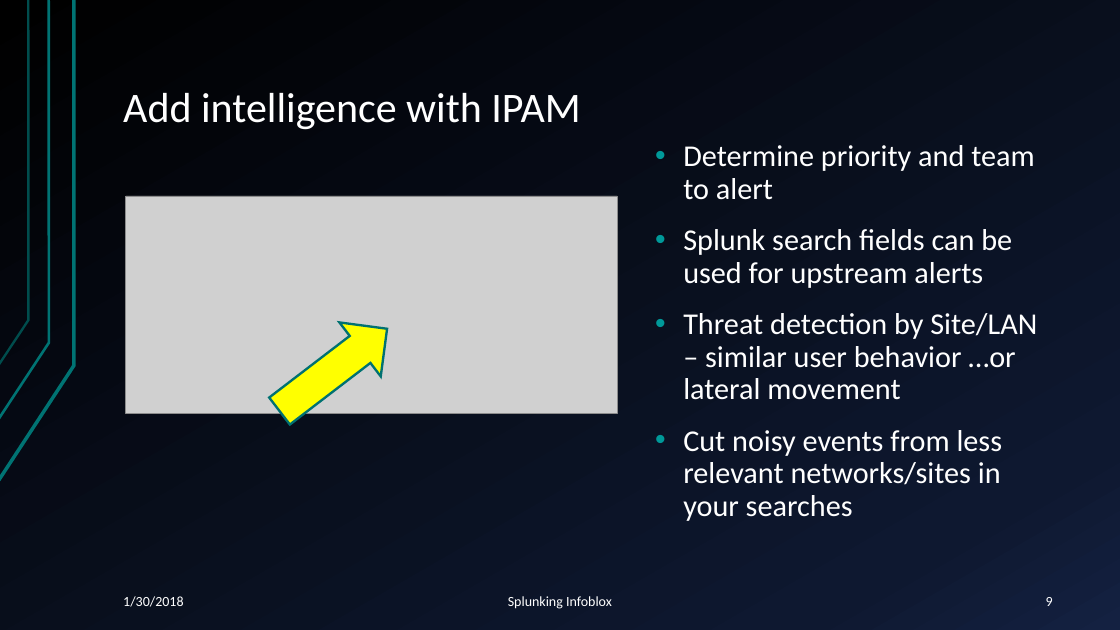
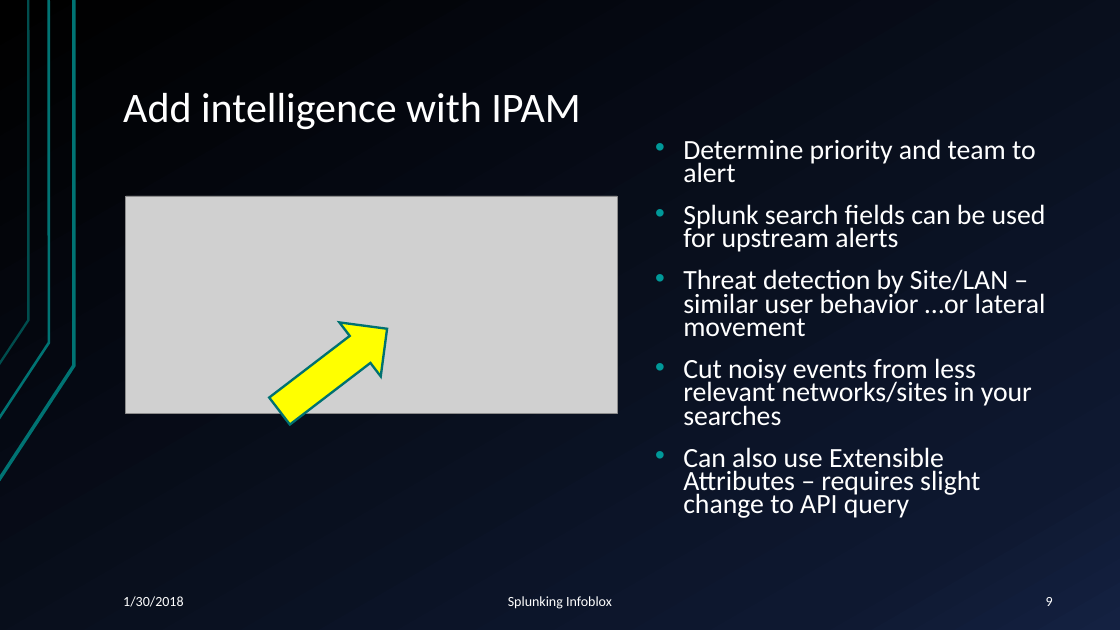
Before and after one commit to pmeyerson/splunk-infoblox-wapi, a slide deck: slide 9 of Splunking-Infoblox-IPAM-DNS-RPZ-Feeds.pptx. Drawn at 1120x630 pixels with LibreOffice and Linux fonts; fonts in the diff are those of the drawing; grey boxes stand for pictures. Boxes give left, top, right and bottom in pixels: in the first picture for what was removed or moved away, otherwise in the second. Text is boxed around its words. In the diff, an @@ line names an element or a change of style, - is before the commit and + after.

```diff
--- a/Splunking-Infoblox-IPAM-DNS-RPZ-Feeds.pptx
+++ b/Splunking-Infoblox-IPAM-DNS-RPZ-Feeds.pptx
@@ text at (683,139,1046,426): size 25.9 to 23.8 pt in "Determine priority and team to alert", "Splunk search fields can be used for ...", "Threat detection by Site/LAN – similar user ...", "Cut noisy events from less relevant networks/sites ..."; line spacing 0.9 to 0.7 @@
@@ text at (683,447,980,518): paragraph added @@
+• Can also use Extensible Attributes – requires slight change to API query
```
Also in this commit, not shown: 5 other slides changed, 1 slide removed.
